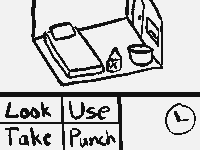
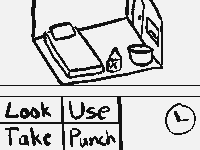
Layered file, before and after one edit (200px x 150px). Changes by layer:
painted on "UI" over [62, 95, 120, 96]
painted on "Background" over [0, 85, 200, 96]
